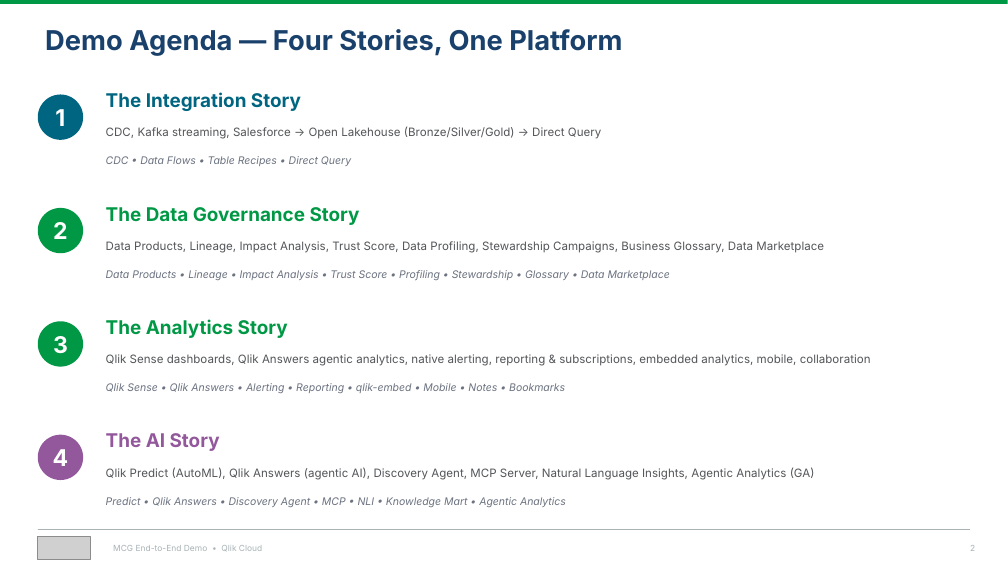
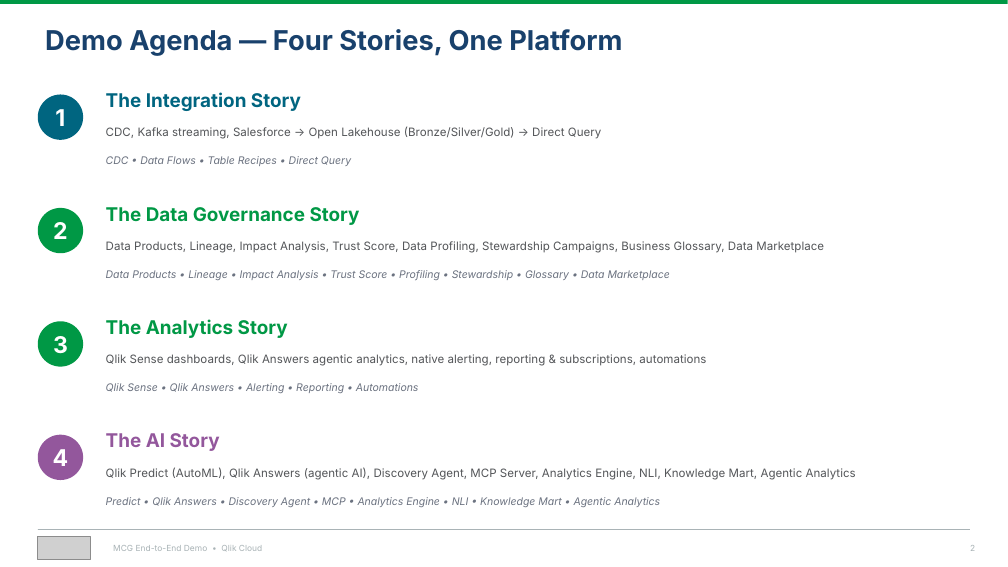
Before and after one commit to robertschoenfeldqlik/meridan_retail_group_qlik_demo_assets, a slide deck: slide 2 of MCG_Demo_Overview_Four_Stories.pptx. Drawn at 1008x567 pixels with LibreOffice and Linux fonts; fonts in the diff are those of the drawing; grey boxes stand for pictures. Boxes give left, top, right and bottom in pixels: in the first picture for what was removed or moved away, otherwise in the second. Text is boxed around its words. In the diff, an @@ line names an element or a change of style, - is before the commit and + after.

```diff
--- a/MCG_Demo_Overview_Four_Stories.pptx
+++ b/MCG_Demo_Overview_Four_Stories.pptx
@@ text at [106, 354, 706, 366]: text changed @@
-Qlik Sense dashboards, Qlik Answers agentic analytics, native alerting, reporting & subscriptions, embedded analytics, mobile, collaboration
+Qlik Sense dashboards, Qlik Answers agentic analytics, native alerting, reporting & subscriptions, automations
@@ text at [106, 383, 419, 393]: text changed @@
-Qlik Sense • Qlik Answers • Alerting • Reporting • qlik-embed • Mobile • Notes • Bookmarks
+Qlik Sense • Qlik Answers • Alerting • Reporting • Automations
@@ text at [106, 467, 856, 480]: text changed @@
-Qlik Predict (AutoML), Qlik Answers (agentic AI), Discovery Agent, MCP Server, Natural Language Insights, Agentic Analytics (GA)
+Qlik Predict (AutoML), Qlik Answers (agentic AI), Discovery Agent, MCP Server, Analytics Engine, NLI, Knowledge Mart, Agentic Analytics
@@ text at [106, 497, 660, 507]: text changed @@
-Predict • Qlik Answers • Discovery Agent • MCP • NLI • Knowledge Mart • Agentic Analytics
+Predict • Qlik Answers • Discovery Agent • MCP • Analytics Engine • NLI • Knowledge Mart • Agentic Analytics
```
Also in this commit, not shown: 4 other slides changed, 1 other file.
